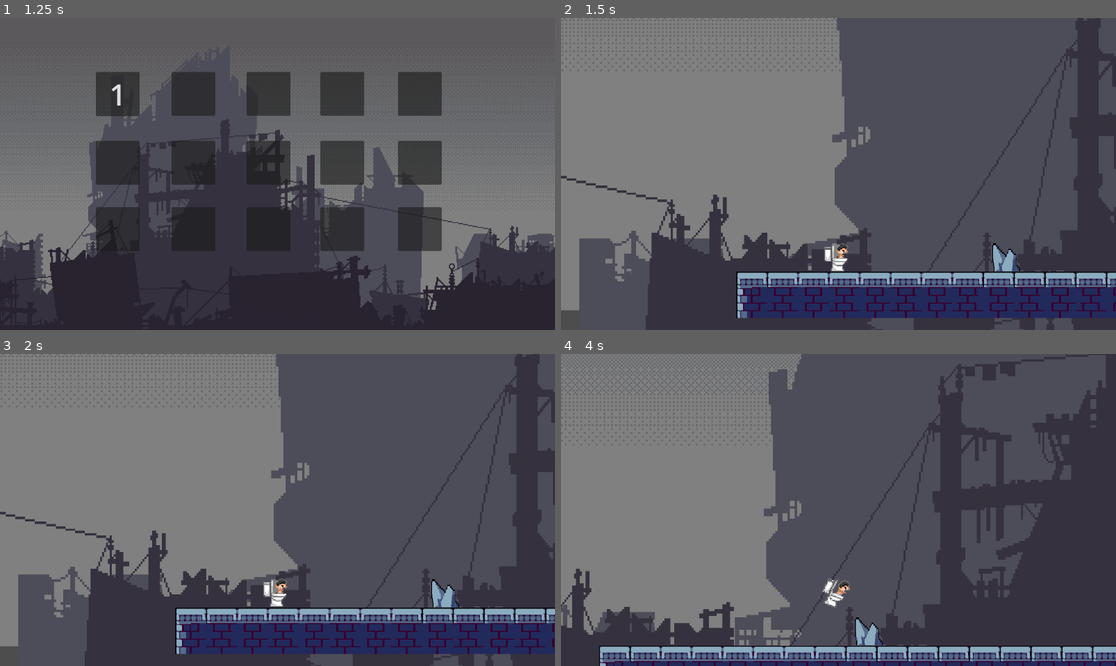
Above: before the commit, frames 1-4 (two rows, left to right).
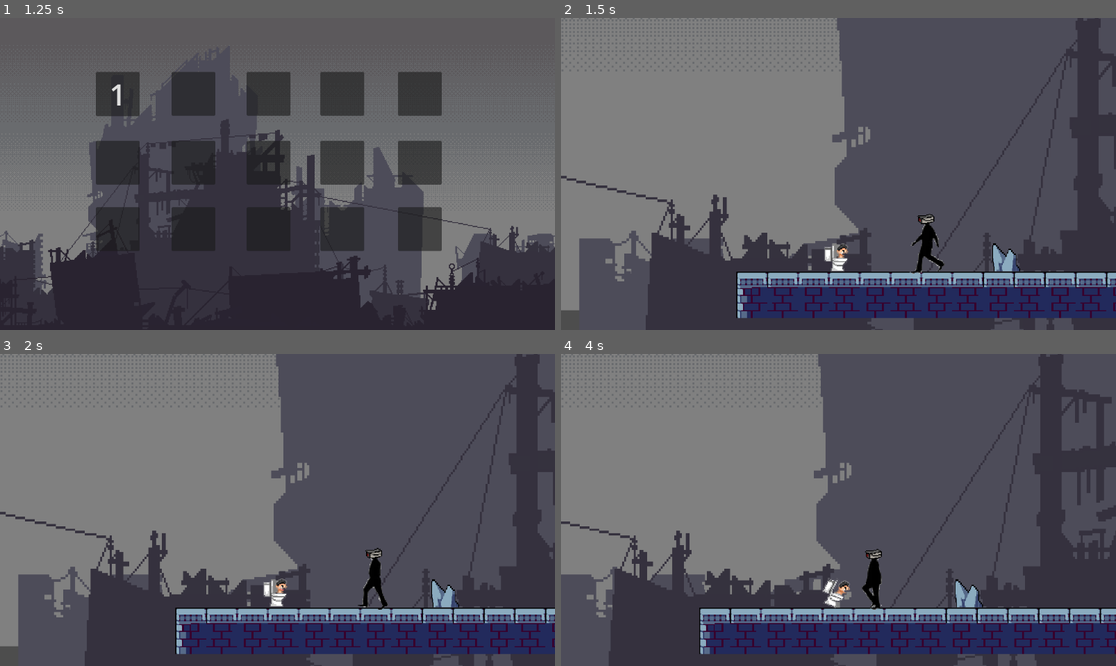
Above: after the commit, the same moments.

Repository: nikiarohK/skibidi_game
Game: Godot game, scene res://scene/levels/menu/menu.tscn
Same seed, same stepped clock (60 frames per second), same inputs: the game is played once before the commit and once after it.
Inputs:
- Up to frame 1 (1.25 s): click "PLay" at 0.5 s
- Up to frame 2 (1.5 s): click "1" at 1.25 s
- Up to frame 3 (2 s): no input
- Up to frame 4 (4 s): tap Enter (ui_accept) at 2, 2.85, 3.02, 3.32 s; hold Enter (ui_accept) 2.03-2.78 s; hold Right (ui_right) 2.03-3.53 s; hold Left (ui_left) from 3.53 s (still down); hold Enter (ui_accept) from 3.53 s (still down)

Frame 1 is identical in both runs. In frame 2, 0.4% of the frame differs, in the area x 62-70%, y 62-82%; in frame 3, 0.4%; in frame 4, 39%, in the area x 0-100%, y 0-100%.

Commit message:
add enemy

Diff:
--- /dev/null
+++ b/game/default_bus_layout.tres
@@ -0,0 +1,9 @@
+[gd_resource type="AudioBusLayout" format=3 uid="uid://dap8n3eso4jkr"]
+
+[resource]
+bus/1/name = &"Music"
+bus/1/solo = false
+bus/1/mute = false
+bus/1/bypass_fx = false
+bus/1/volume_db = 0.0
+bus/1/send = &"Master"
--- /dev/null
+++ b/game/scene/enemy/character_body_2d.gd
@@ -0,0 +1,20 @@
+extends CharacterBody2D
+
+
+const SPEED = 300.0
+const JUMP_VELOCITY = -400.0
+
+
+func _physics_process(delta: float) -> void:
+
+	if not is_on_floor():
+		velocity += get_gravity() * delta
+	# Get the input direction and handle the movement/deceleration.
+	# As good practice, you should replace UI actions with custom gameplay actions.
+	var direction := Input.get_axis("ui_left", "ui_right")
+	if direction:
+		velocity.x = direction * SPEED
+	else:
+		velocity.x = move_toward(velocity.x, 0, SPEED)
+
+	move_and_slide()
--- a/game/scene/enemy/enemy.tscn
+++ b/game/scene/enemy/enemy.tscn
@@ -1,11 +1,110 @@
-[gd_scene load_steps=2 format=3 uid="uid://r0ckknak2y63"]
+[gd_scene load_steps=15 format=3 uid="uid://r0ckknak2y63"]
+
+[ext_resource type="Script" path="res://scene/enemy/character_body_2d.gd" id="1_66jj2"]
+[ext_resource type="Texture2D" uid="uid://cfotce4o6hl2u" path="res://scene/enemy/Cameraman.png" id="2_voo7c"]
 
 [sub_resource type="CapsuleShape2D" id="CapsuleShape2D_muppe"]
+radius = 20.0
+height = 74.0
 
-[node name="Node2D" type="Node2D"]
+[sub_resource type="AtlasTexture" id="AtlasTexture_ptqv5"]
+atlas = ExtResource("2_voo7c")
+region = Rect2(22, 8, 73, 136)
+
+[sub_resource type="AtlasTexture" id="AtlasTexture_hlync"]
+atlas = ExtResource("2_voo7c")
+region = Rect2(95, 8, 73, 136)
+
+[sub_resource type="AtlasTexture" id="AtlasTexture_01kgo"]
+atlas = ExtResource("2_voo7c")
+region = Rect2(168, 8, 73, 136)
+
+[sub_resource type="AtlasTexture" id="AtlasTexture_c6wkl"]
+atlas = ExtResource("2_voo7c")
+region = Rect2(241, 8, 73, 136)
+
+[sub_resource type="AtlasTexture" id="AtlasTexture_xxyi5"]
+atlas = ExtResource("2_voo7c")
+region = Rect2(314, 8, 73, 136)
+
+[sub_resource type="AtlasTexture" id="AtlasTexture_evw68"]
+atlas = ExtResource("2_voo7c")
+region = Rect2(379, 8, 73, 136)
+
+[sub_resource type="AtlasTexture" id="AtlasTexture_mow6d"]
+atlas = ExtResource("2_voo7c")
+region = Rect2(452, 8, 73, 136)
+
+[sub_resource type="AtlasTexture" id="AtlasTexture_1o1y7"]
+atlas = ExtResource("2_voo7c")
+region = Rect2(507, 8, 83, 136)
+
+[sub_resource type="AtlasTexture" id="AtlasTexture_705oi"]
+atlas = ExtResource("2_voo7c")
+region = Rect2(590, 8, 83, 136)
+
+[sub_resource type="SpriteFrames" id="SpriteFrames_t648x"]
+animations = [{
+"frames": [{
+"duration": 1.0,
+"texture": SubResource("AtlasTexture_ptqv5")
+}, {
+"duration": 1.0,
+"texture": SubResource("AtlasTexture_hlync")
+}, {
+"duration": 1.0,
+"texture": SubResource("AtlasTexture_01kgo")
+}, {
+"duration": 1.0,
+"texture": SubResource("AtlasTexture_c6wkl")
+}, {
+"duration": 1.0,
+"texture": SubResource("AtlasTexture_xxyi5")
+}, {
+"duration": 1.0,
+"texture": SubResource("AtlasTexture_evw68")
+}, {
+"duration": 1.0,
+"texture": SubResource("AtlasTexture_mow6d")
+}, {
+"duration": 1.0,
+"texture": SubResource("AtlasTexture_1o1y7")
+}, {
+"duration": 1.0,
+"texture": SubResource("AtlasTexture_705oi")
+}],
+"loop": true,
+"name": &"Walk",
+"speed": 12.0
+}]
+
+[sub_resource type="RectangleShape2D" id="RectangleShape2D_sf1sx"]
+size = Vector2(116.274, 40.5349)
+
+[node name="Enemy" type="Node2D"]
+scale = Vector2(0.728, 0.805)
 
 [node name="CharacterBody2D" type="CharacterBody2D" parent="."]
+scale = Vector2(-1.27786, 1)
+floor_max_angle = 0.698132
+script = ExtResource("1_66jj2")
 
 [node name="CollisionShape2D" type="CollisionShape2D" parent="CharacterBody2D"]
-position = Vector2(0, -15)
+position = Vector2(0, -37)
 shape = SubResource("CapsuleShape2D_muppe")
+
+[node name="AnimatedSprite2D" type="AnimatedSprite2D" parent="CharacterBody2D"]
+position = Vector2(0, -25)
+sprite_frames = SubResource("SpriteFrames_t648x")
+animation = &"Walk"
+autoplay = "Walk"
+frame_progress = 0.766147
+
+[node name="Area2D" type="Area2D" parent="CharacterBody2D"]
+
+[node name="CollisionShape2D" type="CollisionShape2D" parent="CharacterBody2D/Area2D"]
+position = Vector2(49.8905, -38.7914)
+rotation = 0.226229
+shape = SubResource("RectangleShape2D_sf1sx")
+
+[connection signal="body_entered" from="CharacterBody2D/Area2D" to="." method="_on_area_2d_body_entered"]
--- a/game/scene/levels/level1/test_level.tscn
+++ b/game/scene/levels/level1/test_level.tscn
@@ -1,10 +1,11 @@
-[gd_scene load_steps=9 format=4 uid="uid://bfj0ybqogcran"]
+[gd_scene load_steps=10 format=4 uid="uid://bfj0ybqogcran"]
 
 [ext_resource type="Texture2D" uid="uid://dpa86l7drwhwl" path="res://assets/tileset/free-exclusion-zone-tileset-pixel-art/2 Background/Night/1.png" id="2_7amky"]
 [ext_resource type="Texture2D" uid="uid://djynisn721xtl" path="res://assets/tileset/free-exclusion-zone-tileset-pixel-art/2 Background/Night/2.png" id="3_ptmys"]
 [ext_resource type="Texture2D" uid="uid://dhbo88dw11u77" path="res://assets/tileset/free-exclusion-zone-tileset-pixel-art/2 Background/Night/3.png" id="4_7nxxh"]
+[ext_resource type="PackedScene" uid="uid://r0ckknak2y63" path="res://scene/enemy/enemy.tscn" id="7_c5mjy"]
 [ext_resource type="Texture2D" uid="uid://dcknbl4iwb8gm" path="res://assets/tileset/Power-Station-Free-Tileset-Pixel-Art/1 Tiles/Tileset.png" id="7_m1xge"]
-[ext_resource type="PackedScene" uid="uid://c3135dcqejfba" path="res://scene/player/player.tscn" id="7_qadan"]
+[ext_resource type="PackedScene" uid="uid://kmjy3lhhxccs" path="res://scene/player/player.tscn" id="7_qadan"]
 [ext_resource type="PackedScene" uid="uid://8jnidwlxccri" path="res://scene/obsicle/spike.tscn" id="8_hdodm"]
 
 [sub_resource type="TileSetAtlasSource" id="TileSetAtlasSource_n34xq"]
@@ -552,8 +553,12 @@
 tile_map_data = PackedByteArray("AAAAACcAAAAAAAEAAAAAACgAAAAAAAIAAAAAACYAAAAAAAAAAAABACYAAAABAAAAAAACACYAAAAAAAAAAAADAC …(3376 unchanged characters)…
 tile_set = SubResource("TileSet_ocbdh")
 
-[node name="Player" parent="." instance=ExtResource("7_qadan")]
+[node name="Player" parent="." groups=["player"] instance=ExtResource("7_qadan")]
 position = Vector2(106, 597)
 
 [node name="Spike" parent="." instance=ExtResource("8_hdodm")]
 position = Vector2(280, 593)
+
+[node name="Enemy" parent="." instance=ExtResource("7_c5mjy")]
+light_mask = 0
+position = Vector2(203, 597)
--- a/game/scene/obsicle/spike.gd
+++ b/game/scene/obsicle/spike.gd
@@ -1,5 +1,6 @@
 extends Node2D
 
+@onready var sound_death = $AudioStreamPlayer
 
 # Called when the node enters the scene tree for the first time.
 func _ready() -> void:
--- a/game/scene/obsicle/spike.tscn
+++ b/game/scene/obsicle/spike.tscn
@@ -1,7 +1,8 @@
-[gd_scene load_steps=4 format=3 uid="uid://8jnidwlxccri"]
+[gd_scene load_steps=5 format=3 uid="uid://8jnidwlxccri"]
 
 [ext_resource type="Script" path="res://scene/obsicle/spike.gd" id="1_st2h3"]
 [ext_resource type="Texture2D" uid="uid://bnam4a3l3nhij" path="res://assets/tileset/free-exclusion-zone-tileset-pixel-art/3 Objects/Stones/3.png" id="2_4lsk1"]
+[ext_resource type="AudioStream" uid="uid://bwqnnglvo8485" path="res://sound/death.mp3" id="3_cmdcq"]
 
 [sub_resource type="RectangleShape2D" id="RectangleShape2D_pr6fi"]
 size = Vector2(30, 29)
@@ -19,4 +20,9 @@
 position = Vector2(0, -0.5)
 shape = SubResource("RectangleShape2D_pr6fi")
 
+[node name="AudioStreamPlayer" type="AudioStreamPlayer" parent="."]
+stream = ExtResource("3_cmdcq")
+volume_db = -19.0
+bus = &"Music"
+
 [connection signal="body_entered" from="Area2D" to="." method="_on_area_2d_body_entered"]
--- a/game/scene/player/character_body_2d.gd
+++ b/game/scene/player/character_body_2d.gd
@@ -7,6 +7,7 @@
 var flag_jump = true
 
 @onready var anim = $AnimatedSprite2D
+@onready var sound = $AudioStreamPlayer
 
 func _physics_process(delta: float) -> void:
 	# Гравитация
@@ -27,6 +28,7 @@
 		anim.flip_h = true
 	# Управления прыжка
 	if Input.is_action_just_pressed("ui_accept") and is_on_floor():
+		sound.play()
 		flag_jump = true
 		velocity.y = JUMP_VELOCITY
 		velocity.x = 1 * SPEED
--- a/game/scene/player/player.tscn
+++ b/game/scene/player/player.tscn
@@ -1,7 +1,8 @@
-[gd_scene load_steps=9 format=3 uid="uid://c3135dcqejfba"]
+[gd_scene load_steps=10 format=3 uid="uid://kmjy3lhhxccs"]
 
 [ext_resource type="Texture2D" uid="uid://s6r5os7lrvgw" path="res://assets/Character sprite/jus_skibidi_toilet_spritesheet_by_hydraprodev_dgj6rtr.png" id="1_bu6sg"]
 [ext_resource type="Script" path="res://scene/player/character_body_2d.gd" id="1_whjm4"]
+[ext_resource type="AudioStream" uid="uid://dmpfcd15rt504" path="res://sound/1539153129_cartoon-boing.mp3" id="3_58bgx"]
 
 [sub_resource type="CapsuleShape2D" id="CapsuleShape2D_675fu"]
 radius = 10.8441
@@ -68,3 +69,6 @@
 [node name="Camera2D" type="Camera2D" parent="CharacterBody2D"]
 offset = Vector2(0, -100)
 zoom = Vector2(2, 2)
+
+[node name="AudioStreamPlayer" type="AudioStreamPlayer" parent="CharacterBody2D"]
+stream = ExtResource("3_58bgx")
Binary file added: game/scene/enemy/Cameraman.png
Not shown, added: game/scene/enemy/Cameraman.png.import
Not shown, added: game/sound/1539153129_cartoon-boing.mp3.import
Not shown, added: game/sound/Clement Panchout _ Violence.wav.import
Not shown, added: game/sound/death.mp3.import
Not shown, added: game/sound/jump.mp3.import
Not shown, added: game/sound/Clement Panchout _ Violence.wav
Not shown, added: game/sound/death.mp3
Not shown, added: game/sound/jump.mp3
